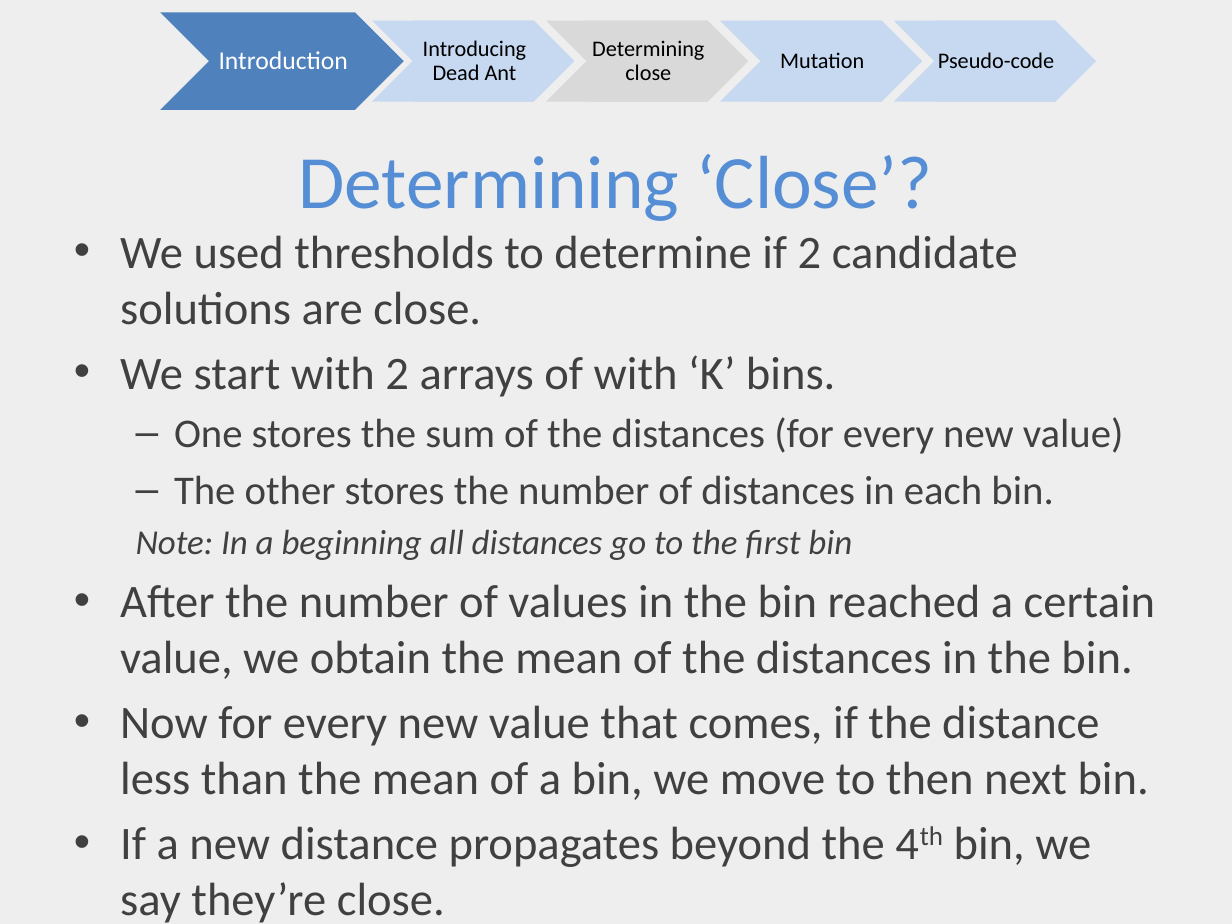
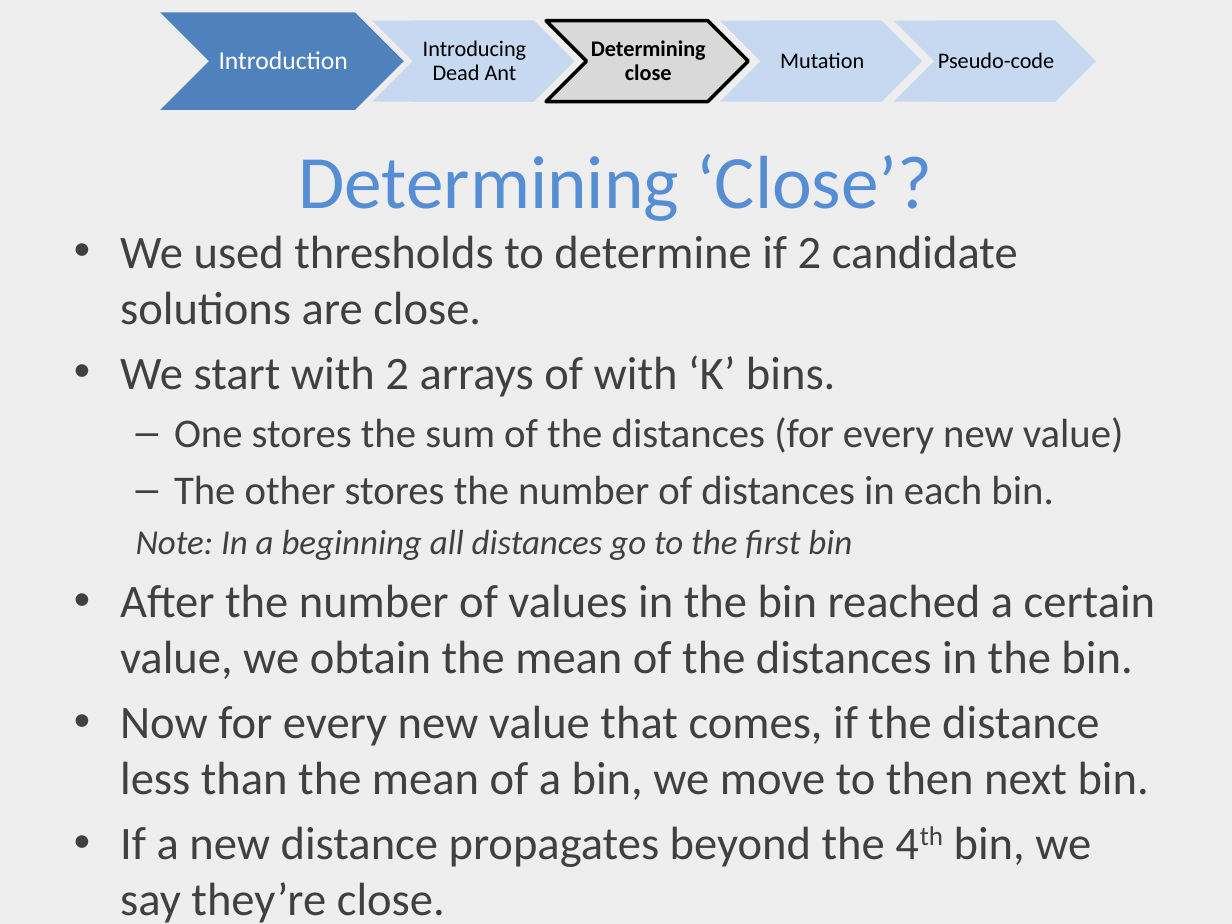
Before and after one commit to ai-se/Rahul, a slide deck: slide 4 of DEADANT/deadAnt.pptx. Drawn at 1232x924 pixels with LibreOffice and Linux fonts; fonts in the diff are those of the drawing. Boxes give left, top, right and bottom in pixels: in the first picture for what was removed or moved away, otherwise in the second. Text is boxed around its words. In the diff, an @@ line names an element or a change of style, - is before the commit and + after.

```diff
--- a/DEADANT/deadAnt.pptx
+++ b/DEADANT/deadAnt.pptx
@@ chevron at (546, 21, 748, 102): outline none to #000000 2 pt @@
@@ text "Determining close": place and size @@
-text "Determining close" at (586, 21, 707, 102)
+text "Determining close" at (591, 40, 706, 80)
@@ text "Determining close" at (591, 40, 706, 80): bold on; fill #D9D9D9 to none @@
```
Also in this commit, not shown: 6 other slides changed, 2 slides added, 2 slides removed.
